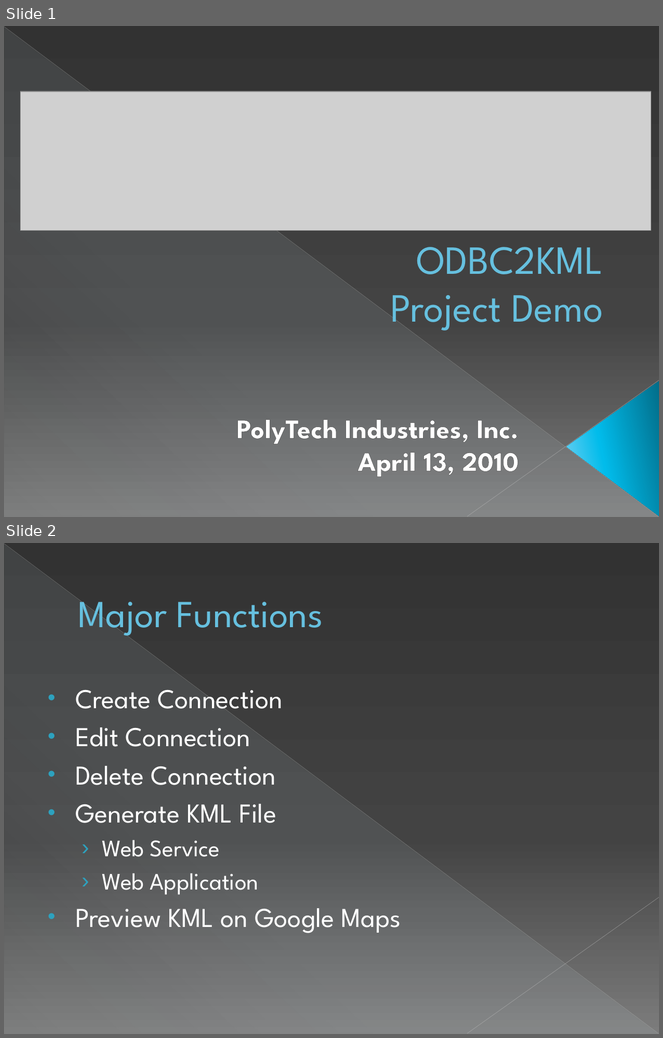
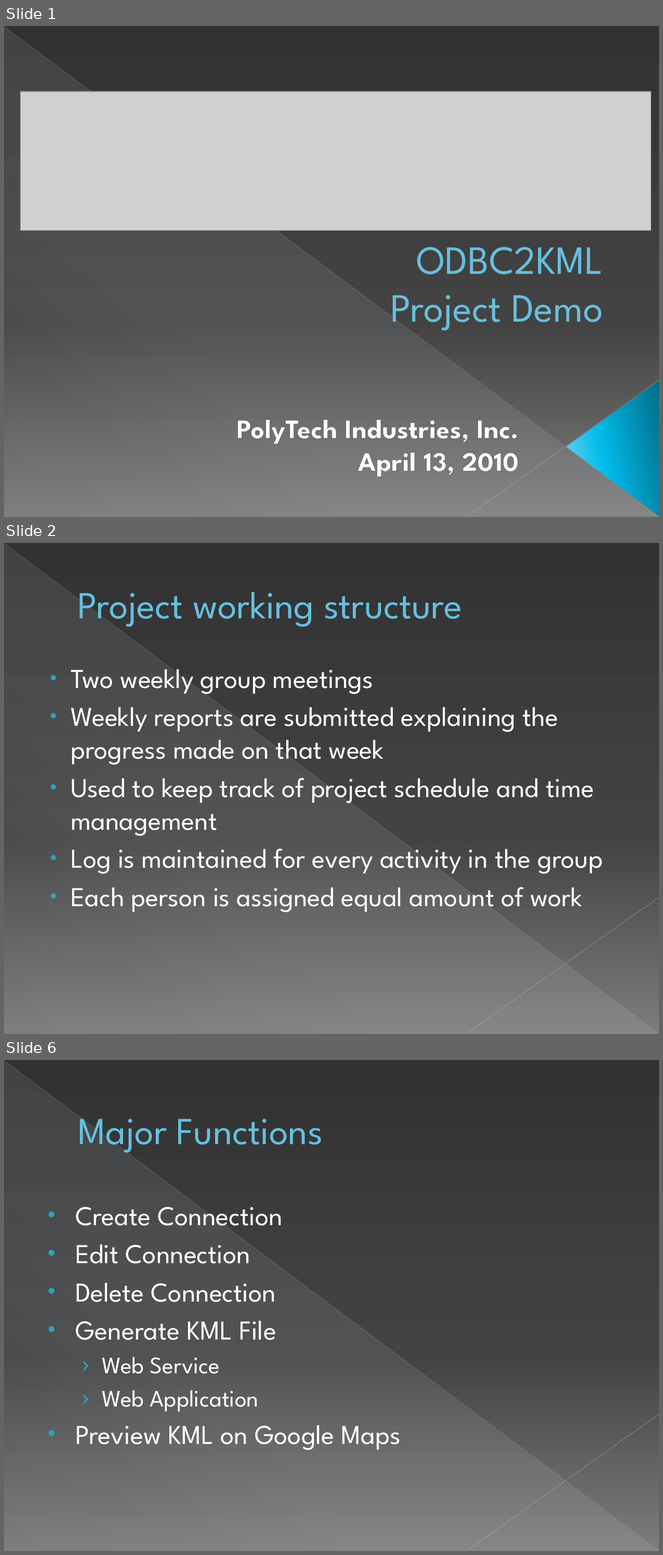
Before and after one commit to sweenr/odbc2kml, a slide deck: docs/ODBC2KML Demo Slides.pptx. Shown one above the other, each under a label of ours: slides 1 and 2 before the commit, slides 1, 2 and 6 after it; the slides between them are not shown. The pictures are 663x1038 and 663x1555 pixels, drawn with LibreOffice and Linux fonts; fonts in the diff are those of the drawing; grey boxes stand for pictures. Boxes give left, top, right and bottom in pixels: in the first picture for what was removed or moved away, otherwise in the second. Text is boxed around its words. In the diff, an @@ line names an element or a change of style, - is before the commit and + after.

```diff
--- a/docs/ODBC2KML Demo Slides.pptx
+++ b/docs/ODBC2KML Demo Slides.pptx
@@ slide 2 added at [4, 543, 659, 1034], background gradient #333333 to #444444 to #7D7D7D; not listed: 3 template elements that a slide beside it also shows @@
@@ title added at [77, 592, 462, 629], 42 pt, text #66C0E0 @@
+Project working structure
@@ text added at [71, 669, 603, 913], 30 pt, text #FFFFFF @@
+● Two weekly group meetings
+● Weekly reports are submitted explaining the progress made on that week
+● Used to keep track of project schedule and time management
+● Log is maintained for every activity in the group
+● Each person is assigned equal amount of work
@@ what was slide 2 is now slide 6 @@
```
Also in this commit, not shown: 10 other slides added.
